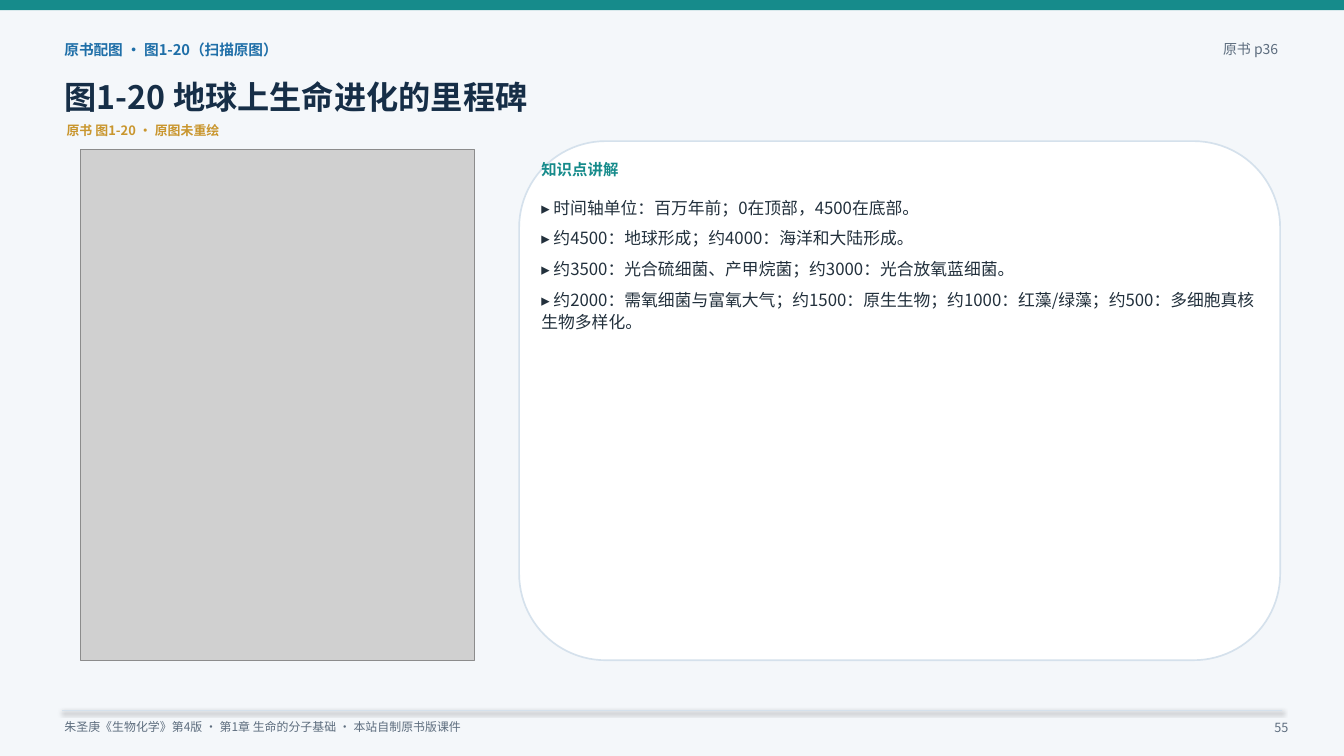
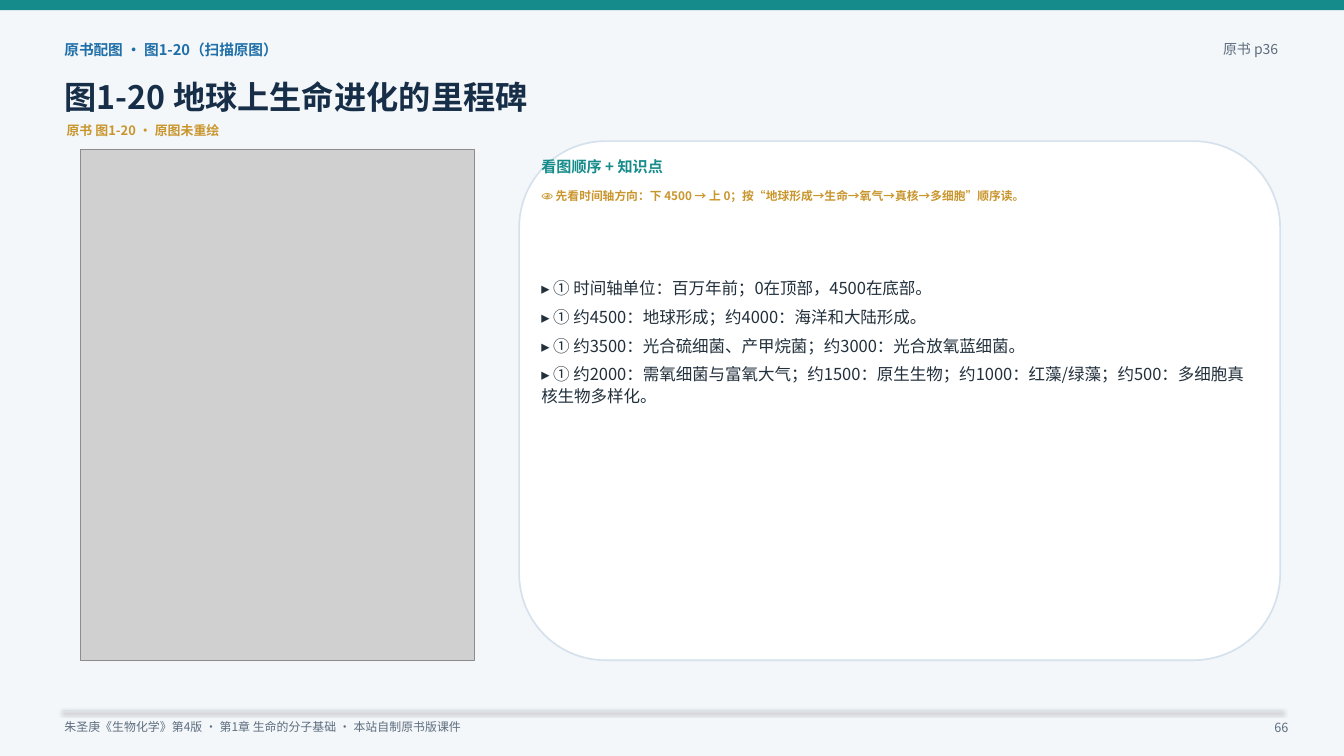
Before and after one commit to newkan-li/Biochemistry, a slide deck: slide 66 of downloads/bc01-original-style.pptx (slide 55 before the commit). Drawn at 1344x756 pixels with LibreOffice and Linux fonts; fonts in the diff are those of the drawing; grey boxes stand for pictures. Boxes give left, top, right and bottom in pixels: in the first picture for what was removed or moved away, otherwise in the second. Text is boxed around its words. In the diff, an @@ line names an element or a change of style, - is before the commit and + after.

```diff
--- a/downloads/bc01-original-style.pptx
+++ b/downloads/bc01-original-style.pptx
@@ text at (541, 157, 663, 177): text changed; size 11 to 10.8 pt @@
-知识点讲解
+看图顺序 + 知识点
@@ text added at (556, 190, 1025, 202), 8.4 pt, text #C9962E, bold @@
+👁 先看时间轴方向：下 4500 → 上 0；按“地球形成→生命→氧气→真核→多细胞”顺序读。
@@ text at (541, 280, 1244, 404): text changed; size 12 to 11.8 pt @@
-▸ 时间轴单位：百万年前；0在顶部，4500在底部。
-▸ 约4500：地球形成；约4000：海洋和大陆形成。
-▸ 约3500：光合硫细菌、产甲烷菌；约3000：光合放氧蓝细菌。
-▸ 约2000：需氧细菌与富氧大气；约1500：原生生物；约1000：红藻/绿藻；约500：多细胞真核生物多样化。
+▸ ① 时间轴单位：百万年前；0在顶部，4500在底部。
+▸ ① 约4500：地球形成；约4000：海洋和大陆形成。
+▸ ① 约3500：光合硫细菌、产甲烷菌；约3000：光合放氧蓝细菌。
+▸ ① 约2000：需氧细菌与富氧大气；约1500：原生生物；约1000：红藻/绿藻；约500：多细胞真核生物多样化。
@@ text at (1274, 722, 1288, 732): text changed @@
-55
+66
```
Also in this commit, not shown: 54 other slides changed, 12 slides added, 59 other files.
